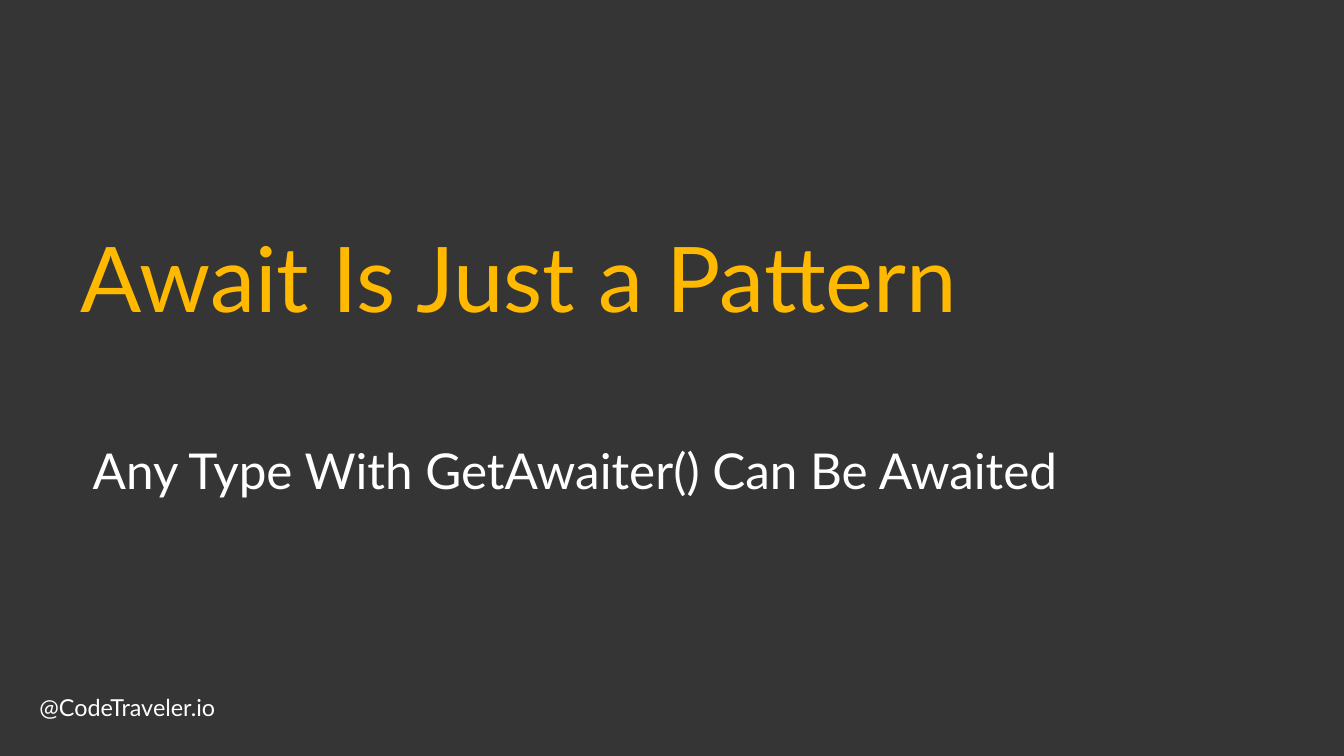
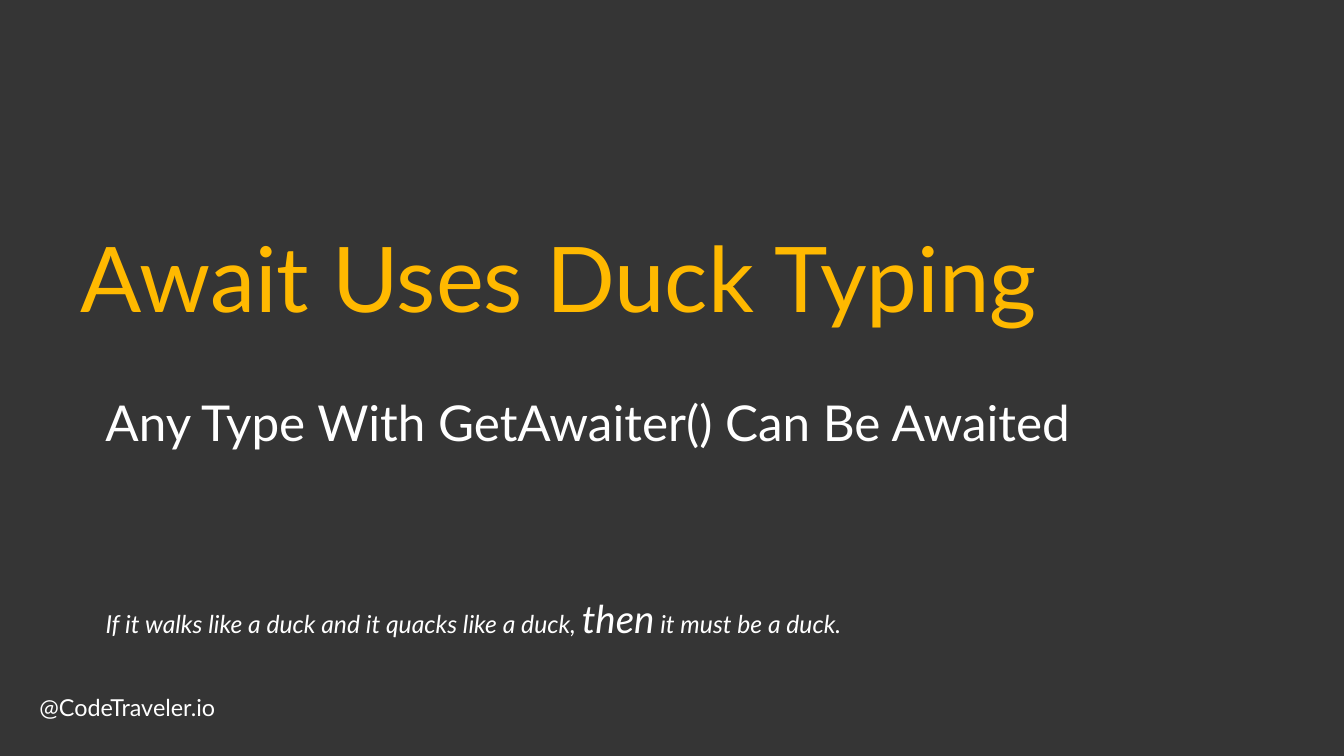
Before and after one commit to TheCodeTraveler/BecomeAnExpertWithAsyncAwait, a slide deck: slide 12 of 4. Creating Custom Implementation of Task/CreatingTaskFromScratch.pptx. Drawn at 1344x756 pixels with LibreOffice and Linux fonts; fonts in the diff are those of the drawing; background and template pictures are left out. Boxes give left, top, right and bottom in pixels: in the first picture for what was removed or moved away, otherwise in the second. Text is boxed around its words. In the diff, an @@ line names an element or a change of style, - is before the commit and + after.

```diff
--- a/4. Creating Custom Implementation of Task/CreatingTaskFromScratch.pptx
+++ b/4. Creating Custom Implementation of Task/CreatingTaskFromScratch.pptx
@@ text at box(81, 245, 1037, 329): text changed @@
-Await Is Just a Pattern
+Await Uses Duck Typing
@@ text "Any Type With GetAwaiter() Can ...": place and size @@
-text "Any Type With GetAwaiter() Can ..." at box(93, 451, 1057, 498)
+text "Any Type With GetAwaiter() Can ..." at box(105, 403, 1070, 450)
@@ text added at box(106, 604, 841, 638), 18 pt, text #FFFFFF, italic @@
+If it walks like a duck and it quacks like a duck, then it must be a duck.
```
Also in this commit, not shown: 4 other slides changed, 1 slide removed, 4 other files.
